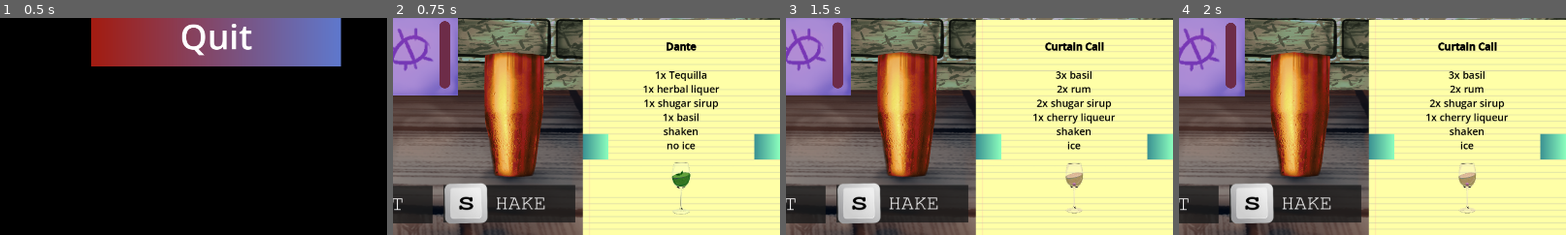
Above: before the commit, frames 1-4 (left to right).
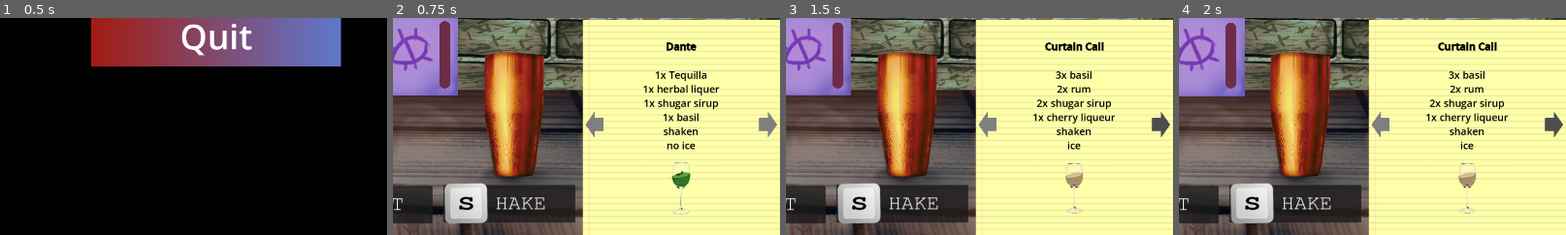
Above: after the commit, the same moments.

Repository: buficek7/GameJamBrno2024
Game: Godot game, scene res://scenes/Menu.tscn
Two runs of this game, one before a commit and one after it. Both use one fixed random seed, a clock stepped at 60 frames per second and the inputs below.
Inputs (mouse positions are % of the whole screen's width and height, from its top left; square brackets give the same spot before the commit, where the layout moved):
- Up to frame 1 (0.5 s): no input
- Up to frame 2 (0.75 s): click "Start Game" at 0.5 s
- Up to frame 3 (1.5 s): click (98, 75) [98, 80] at 1.25 s
- Up to frame 4 (2 s): no input
The pictures show only the part of the screen within x 50-100%, y 50-100%; the shares and areas given below are measured in that part.

Frame 1 is identical in both runs. In frame 2, 2.2% of the frame differs, in the area x 48-100%, y 43-66%; in frame 3, 2.2%; in frame 4, 2.2%.

Commit message:
book buttons

Diff:
--- a/scenes/Test Scene.tscn
+++ b/scenes/Test Scene.tscn
@@ -6,8 +6,11 @@
 [ext_resource type="Texture2D" uid="uid://cq2urnxjratlr" path="res://art/book.png" id="3_7i6x0"]
 [ext_resource type="Script" path="res://scripts/Order_Timer.gd" id="3_8e27k"]
 [ext_resource type="Script" path="res://scripts/Dish.gd" id="3_droxh"]
+[ext_resource type="Texture2D" uid="uid://b0sb1mm2pou03" path="res://art/book_button.png" id="4_judit"]
+[ext_resource type="Texture2D" uid="uid://cjord76xge0ip" path="res://art/book_button_press.png" id="5_g02ba"]
 [ext_resource type="Texture2D" uid="uid://b4vtxexoohcuy" path="res://art/note_special.png" id="5_tsyfh"]
 [ext_resource type="Texture2D" uid="uid://qy0e3e3gf5iy" path="res://art/background.png" id="6_m1xq3"]
+[ext_resource type="Texture2D" uid="uid://d24waypxedghc" path="res://art/book_button_hover.png" id="6_ob8q1"]
 [ext_resource type="Texture2D" uid="uid://dgltlj6l10yh3" path="res://art/shaker.png" id="8_n7exs"]
 [ext_resource type="Script" path="res://scripts/Inscpection.gd" id="10_7w07t"]
 [ext_resource type="Texture2D" uid="uid://btwh6i8p4fw01" path="res://art/cherry.png" id="10_352m3"]
@@ -30,15 +33,6 @@
 [ext_resource type="Texture2D" uid="uid://dbmx1jvby6i5l" path="res://Textures/Screen_Blur_fail.png" id="27_12pwm"]
 [ext_resource type="Texture2D" uid="uid://cf064k8s0b64h" path="res://Textures/Screen_Blur_pass.png" id="28_xjma1"]
 
-[sub_resource type="Gradient" id="Gradient_msppg"]
-colors = PackedColorArray(0.233781, 0.569621, 0.574711, 1, 0.54902, 1, 0.745098, 1)
-
-[sub_resource type="GradientTexture2D" id="GradientTexture2D_e7yik"]
-gradient = SubResource("Gradient_msppg")
-
-[sub_resource type="GradientTexture2D" id="GradientTexture2D_aecbn"]
-gradient = SubResource("Gradient_msppg")
-
 [sub_resource type="RectangleShape2D" id="RectangleShape2D_hm5ap"]
 size = Vector2(70, 152.323)
 
@@ -412,28 +406,35 @@
 [node name="Forward" type="TextureButton" parent="Book"]
 layout_mode = 1
 anchors_preset = -1
-anchor_right = 0.192
-anchor_bottom = 0.094
+anchor_top = -0.114345
+anchor_right = 0.861656
+anchor_bottom = 0.922383
 offset_left = 600.0
 offset_top = 234.0
 offset_right = 535.552
 offset_bottom = 247.334
-texture_normal = SubResource("GradientTexture2D_e7yik")
-texture_pressed = SubResource("GradientTexture2D_aecbn")
+scale = Vector2(0.125, 0.125)
+texture_normal = ExtResource("4_judit")
+texture_pressed = ExtResource("5_g02ba")
+texture_hover = ExtResource("6_ob8q1")
+flip_h = true
 metadata/_edit_use_anchors_ = true
 
 [node name="Backward" type="TextureButton" parent="Book"]
 layout_mode = 1
 anchors_preset = -1
 anchor_left = 0.2571
-anchor_right = 0.4491
-anchor_bottom = 0.105335
+anchor_top = -0.114345
+anchor_right = 1.11876
+anchor_bottom = 0.922383
 offset_left = 3.0
 offset_top = 234.0
 offset_right = -61.448
 offset_bottom = 247.334
-texture_normal = SubResource("GradientTexture2D_e7yik")
-texture_pressed = SubResource("GradientTexture2D_aecbn")
+scale = Vector2(0.125, 0.125)
+texture_normal = ExtResource("4_judit")
+texture_pressed = ExtResource("5_g02ba")
+texture_hover = ExtResource("6_ob8q1")
 metadata/_edit_use_anchors_ = true
 
 [node name="RichTextLabel" type="RichTextLabel" parent="Book"]
Binary file added: art/book_button.png
Not shown, added: art/book_button.png.import
Binary file added: art/book_button_hover.png
Not shown, added: art/book_button_hover.png.import
Binary file added: art/book_button_press.png
Not shown, added: art/book_button_press.png.import
